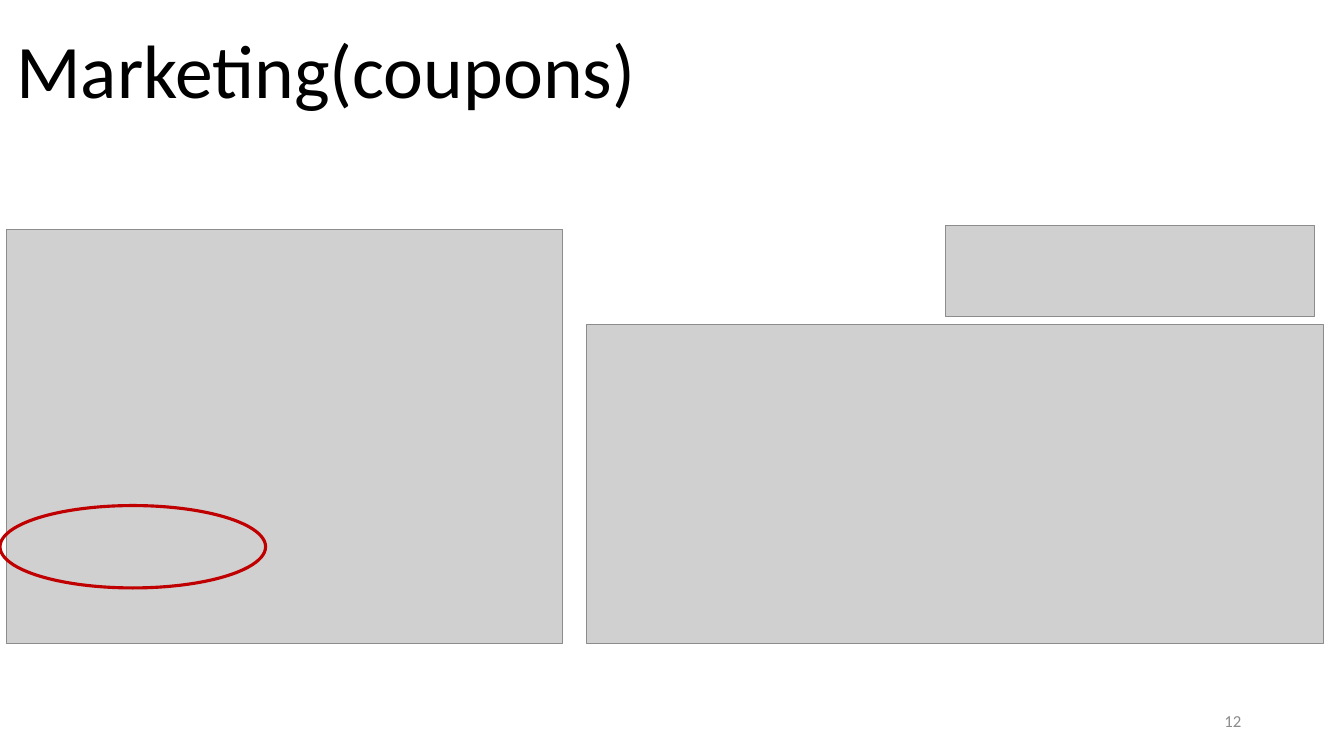
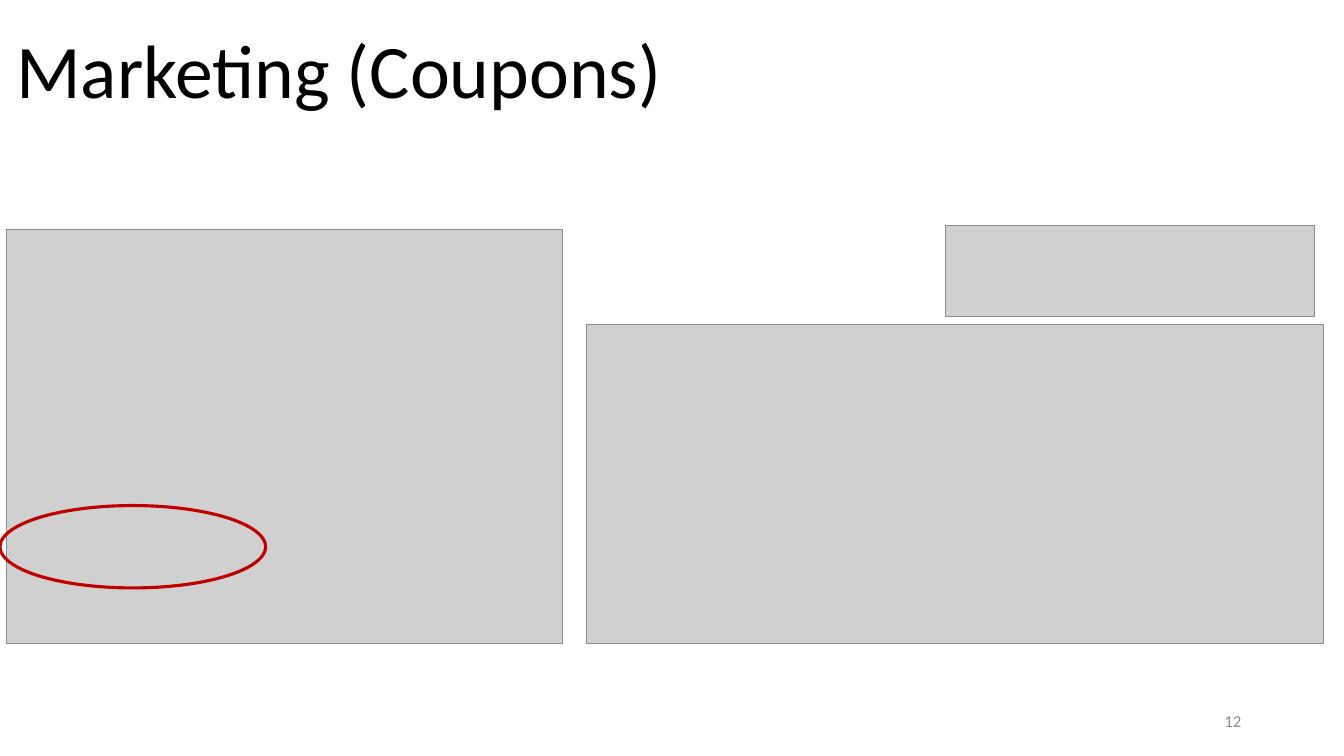
Before and after one commit to lrrong2020/Technical-Writing, a slide deck: slide 12 of Technical Writing.pptx. Drawn at 1344x756 pixels with LibreOffice and Linux fonts; fonts in the diff are those of the drawing; grey boxes stand for pictures. Boxes give left, top, right and bottom in pixels: in the first picture for what was removed or moved away, otherwise in the second. Text is boxed around its words. In the diff, an @@ line names an element or a change of style, - is before the commit and + after.

```diff
--- a/Technical Writing.pptx
+++ b/Technical Writing.pptx
@@ text at [16,43,661,111]: text changed @@
-Marketing(coupons)
+Marketing (Coupons)
```
Also in this commit, not shown: 6 other slides changed.
